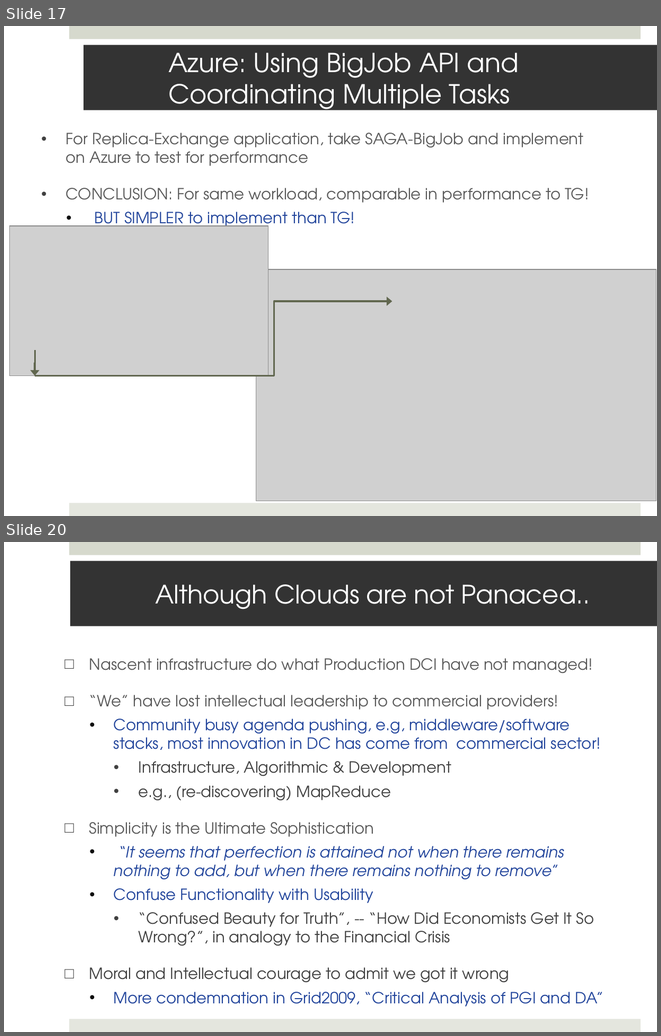
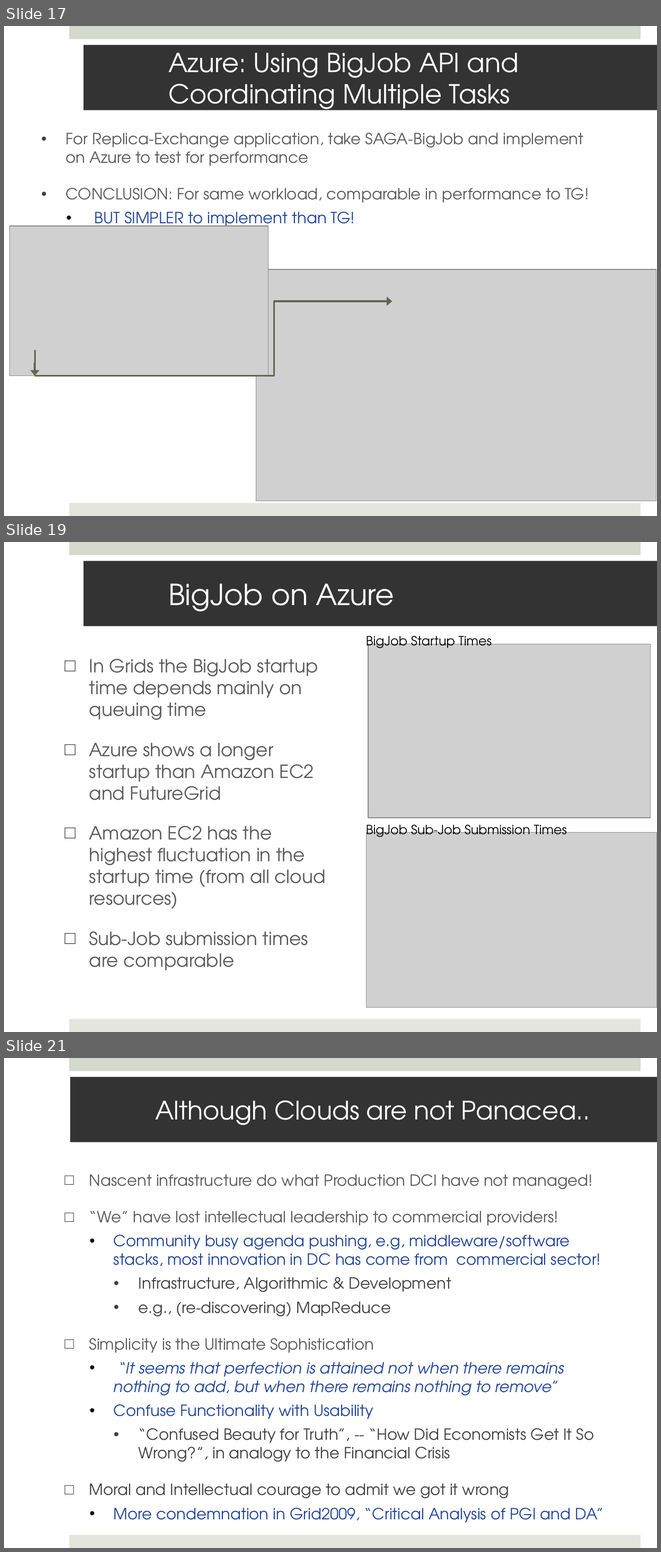
Before and after one commit to saga-project/saga-cpp-legacy-projects, a slide deck: papers/cloudcom10/presentation/saga-azure-cloudcom10.pptx. Shown one above the other, each under a label of ours: slides 17 and 20 before the commit, slides 17, 19 and 21 after it; the slides between them are not shown. The pictures are 661x1036 and 661x1552 pixels, drawn with LibreOffice and Linux fonts; fonts in the diff are those of the drawing; grey boxes stand for pictures. Boxes give left, top, right and bottom in pixels: in the first picture for what was removed or moved away, otherwise in the second. Text is boxed around its words. In the diff, an @@ line names an element or a change of style, - is before the commit and + after.

```diff
--- a/papers/cloudcom10/presentation/saga-azure-cloudcom10.pptx
+++ b/papers/cloudcom10/presentation/saga-azure-cloudcom10.pptx
@@ slide 19 added at (4, 542, 657, 1032), background #FFFFFF; not listed: 2 template elements that a slide beside it also shows @@
@@ title added at (84, 561, 657, 626), fill #333333, 32 pt, text #FFFFFF @@
+BigJob on Azure
@@ text added at (366, 633, 492, 652), 14 pt, text #000000 @@
+BigJob Startup Times
@@ picture added at (368, 644, 651, 818) @@
@@ text added at (89, 659, 326, 970), 20 pt, text #595959 @@
+□ In Grids the BigJob startup time depends mainly on queuing time
+□ Azure shows a longer startup than Amazon EC2 and FutureGrid
+□ Amazon EC2 has the highest fluctuation in the startup time (from all cloud resources)
+□ Sub-Job submission times are comparable
@@ text added at (366, 821, 567, 840), 14 pt, text #000000 @@
+BigJob Sub-Job Submission Times
@@ picture added at (367, 832, 657, 1007) @@
@@ what was slide 20 is now slide 21 @@
```
Also in this commit, not shown: 9 slides changed.
